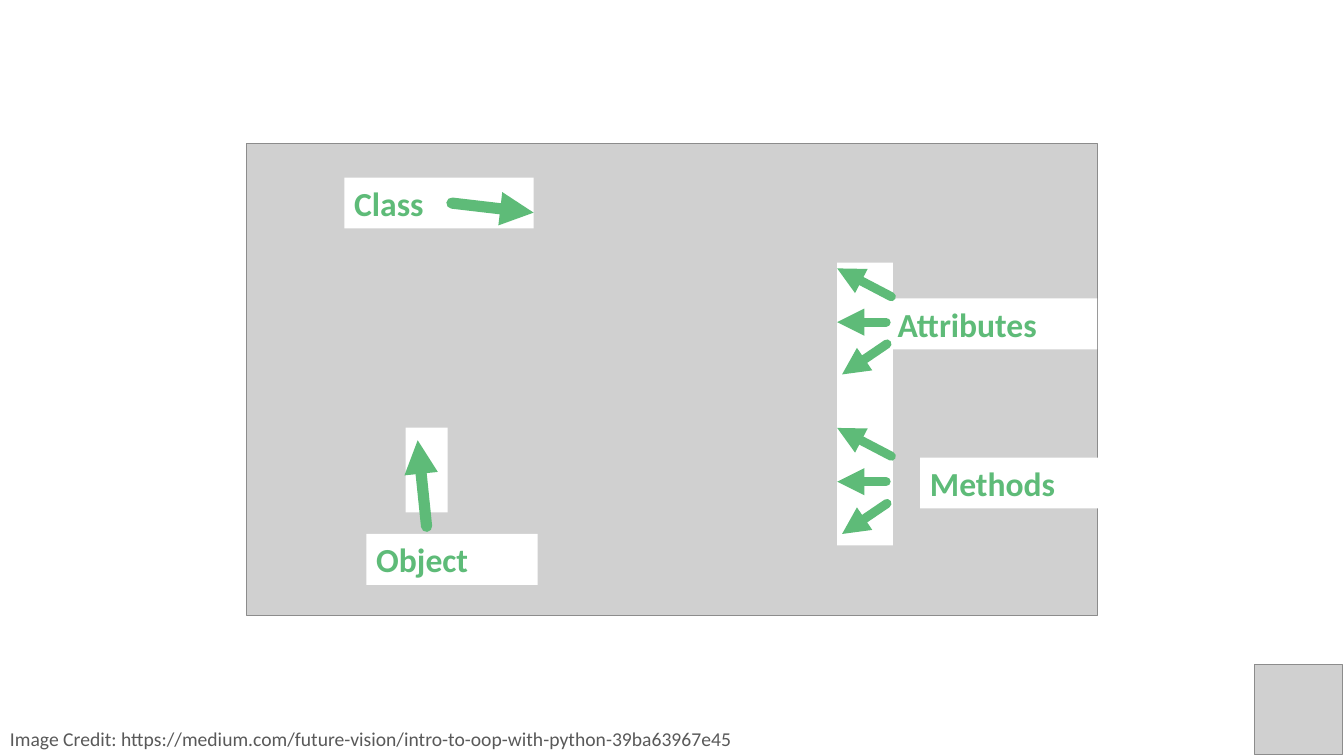
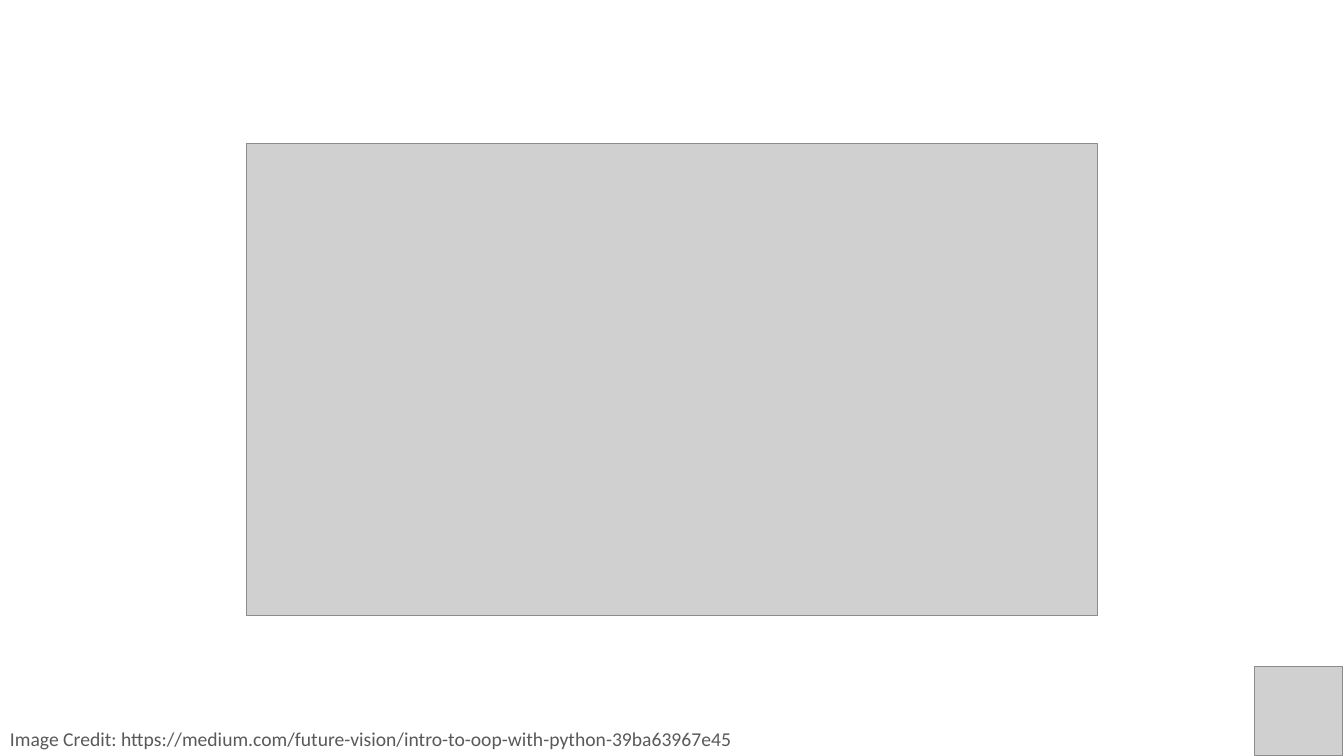
Before and after one commit to PracticumAI/python, a slide deck: slide 17 of presentations/03_functions.pptx. Drawn at 1344x756 pixels with LibreOffice and Linux fonts; fonts in the diff are those of the drawing; grey boxes stand for pictures. Boxes give left, top, right and bottom in pixels: in the first picture for what was removed or moved away, otherwise in the second. Text is boxed around its words. In the diff, an @@ line names an element or a change of style, - is before the commit and + after.

```diff
--- a/presentations/03_functions.pptx
+++ b/presentations/03_functions.pptx
@@ rectangle removed at box(345, 177, 534, 228) @@
-Class
@@ arrow removed from (452, 204) to (533, 213) @@
@@ rectangle removed at box(838, 263, 893, 546) @@
@@ arrow removed from (891, 296) to (838, 268) @@
@@ rectangle removed at box(888, 298, 1098, 349) @@
-Attributes
@@ arrow removed from (886, 323) to (838, 323) @@
@@ arrow removed from (887, 344) to (842, 374) @@
@@ rectangle removed at box(405, 427, 448, 512) @@
@@ arrow removed from (426, 526) to (417, 441) @@
@@ arrow removed from (891, 457) to (838, 429) @@
@@ rectangle removed at box(921, 458, 1130, 508) @@
-Methods
@@ arrow removed from (886, 482) to (838, 482) @@
@@ arrow removed from (887, 504) to (842, 534) @@
@@ rectangle removed at box(366, 534, 537, 585) @@
-Object
```
Also in this commit, not shown: 16 other slides changed.
